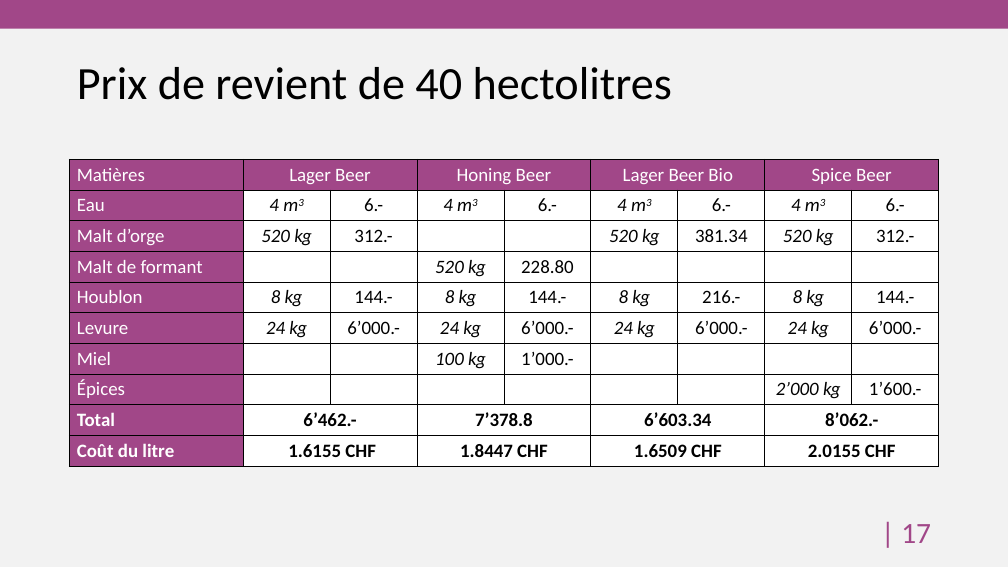
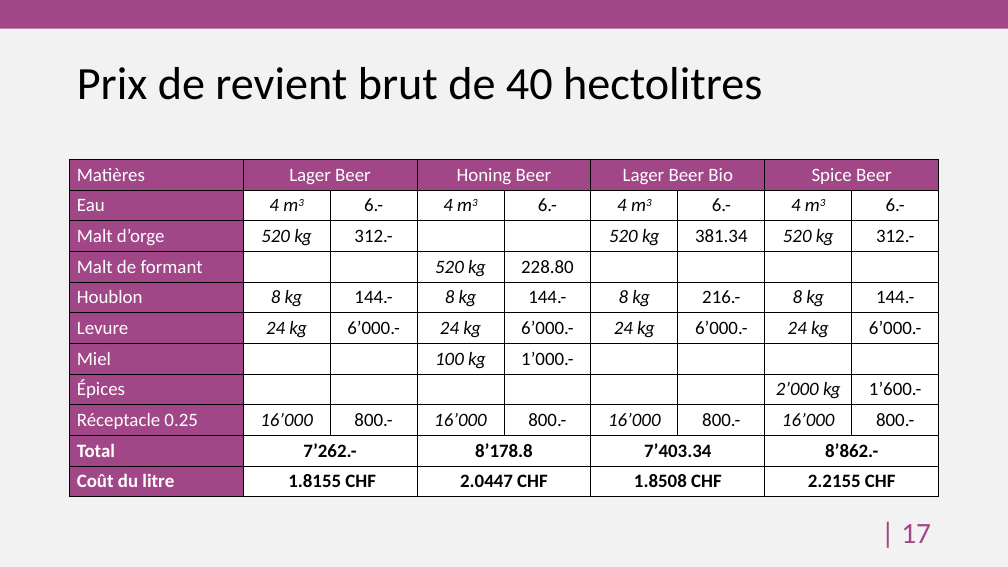
Before and after one commit to HEG-Arc/odoosim, a slide deck: slide 18 of BreweryAndCo.pptx. Drawn at 1008x567 pixels with LibreOffice and Linux fonts; fonts in the diff are those of the drawing; background and template pictures are left out. Boxes give left, top, right and bottom in pixels: in the first picture for what was removed or moved away, otherwise in the second. Text is boxed around its words. In the diff, an @@ line names an element or a change of style, - is before the commit and + after.

```diff
--- a/BreweryAndCo.pptx
+++ b/BreweryAndCo.pptx
@@ title at bbox=[77, 67, 762, 100]: text changed @@
-Prix de revient de 40 hectolitres
+Prix de revient brut de 40 hectolitres
@@ table at bbox=[70, 160, 939, 497] @@
-row 9: Total | 6’462.- |  | 7’378.8 |  | 6’603.34 |  | 8’062.- | 
-row 10: Coût du litre | 1.6155 CHF |  | 1.8447 CHF |  | 1.6509 CHF |  | 2.0155 CHF | 
+row 9: Réceptacle 0.25 | 16’000 | 800.- | 16’000 | 800.- | 16’000 | 800.- | 16’000 | 800.-
+row 10: Total | 7’262.- |  | 8’178.8 |  | 7’403.34 |  | 8’862.- | 
+row 11: Coût du litre | 1.8155 CHF |  | 2.0447 CHF |  | 1.8508 CHF |  | 2.2155 CHF | 
```
Also in this commit, not shown: 10 other slides changed, 4 other files.
